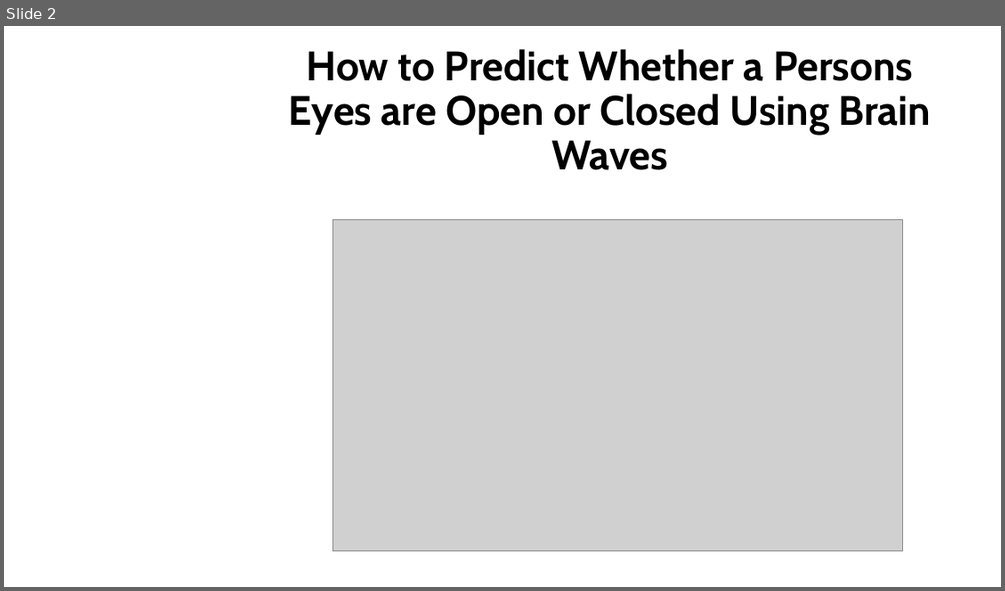
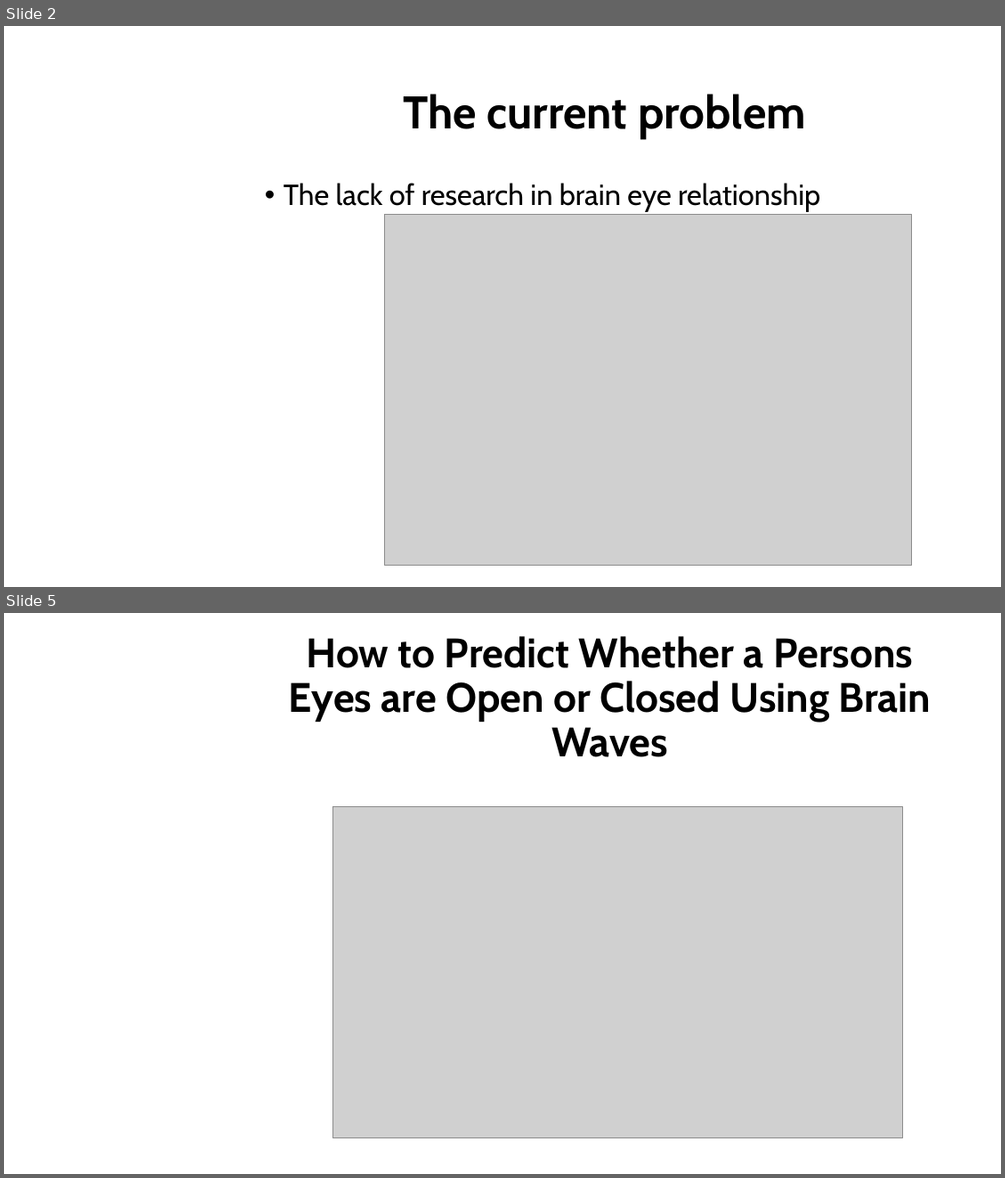
Before and after one commit to kaorizuktazume/ML, a slide deck: ML in Prediction of Eyes(PROJECT)/ML in Prediction of Eyes.pptx. Shown one above the other, each under a label of ours: slide 2 before the commit, slides 2 and 5 after it; the slides between them are not shown. The pictures are 1005x591 and 1005x1178 pixels, drawn with LibreOffice and Linux fonts; fonts in the diff are those of the drawing; grey boxes stand for pictures; background and template pictures are left out. Boxes give left, top, right and bottom in pixels: in the first picture for what was removed or moved away, otherwise in the second. Text is boxed around its words. In the diff, an @@ line names an element or a change of style, - is before the commit and + after.

```diff
--- a/ML in Prediction of Eyes(PROJECT)/ML in Prediction of Eyes.pptx
+++ b/ML in Prediction of Eyes(PROJECT)/ML in Prediction of Eyes.pptx
@@ slide 2 added at (4, 26, 1001, 587), background picture (left out) @@
@@ title added at (403, 94, 806, 138), 44 pt, text #000000, bold @@
+The current problem
@@ text added at (283, 183, 820, 212), 28 pt, text #000000 @@
+• The lack of research in brain eye relationship
@@ picture added at (384, 215, 912, 565) @@
@@ what was slide 2 is now slide 5 @@
```
Also in this commit, not shown: 1 slide changed, 2 other slides added.
